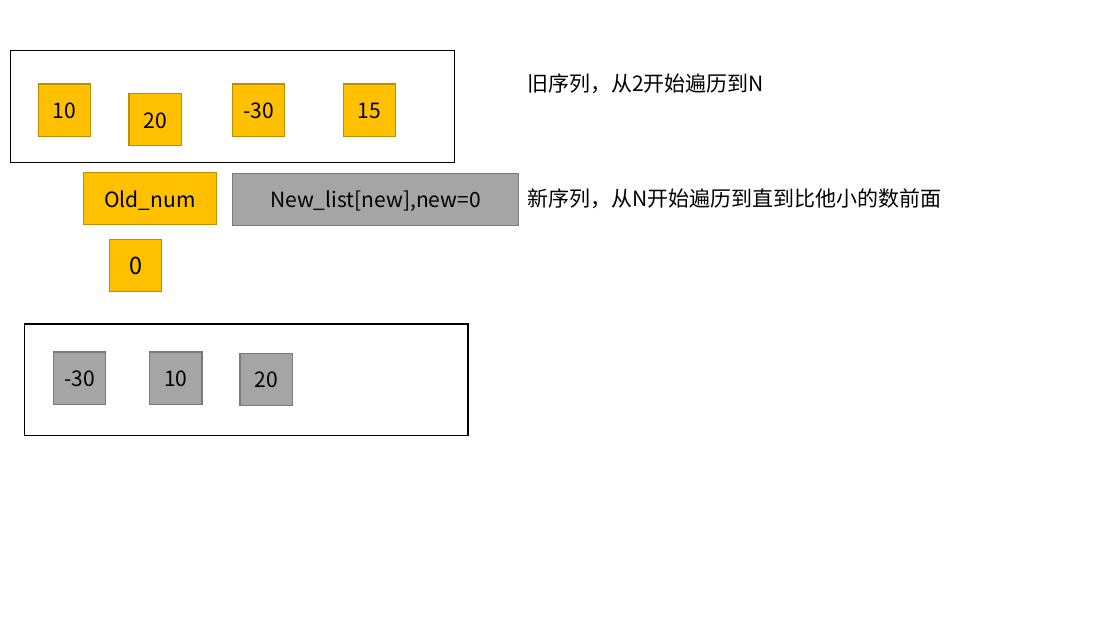
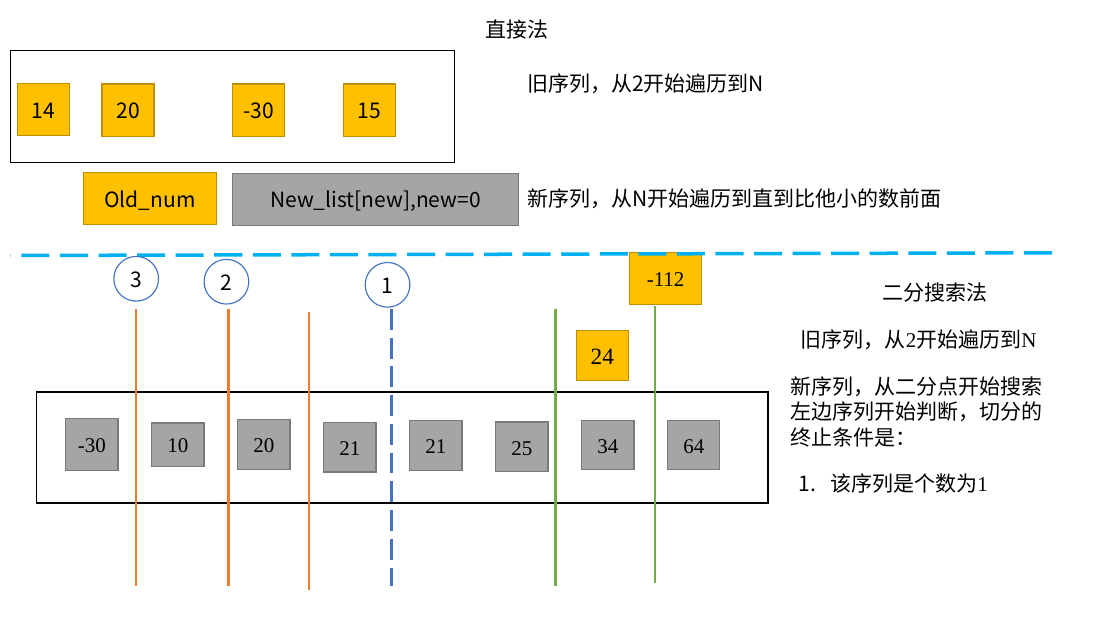
Before and after one commit to yechong316/Python-function, a slide deck: slide 5 of 链表/数据结构可视化辅助理解，便于代码开发.pptx. Drawn at 1120x630 pixels with LibreOffice and Linux fonts; fonts in the diff are those of the drawing. Boxes give left, top, right and bottom in pixels: in the first picture for what was removed or moved away, otherwise in the second. Text is boxed around its words. In the diff, an @@ line names an element or a change of style, - is before the commit and + after.

Commit message:
添加二分搜索发

```diff
--- a/链表/数据结构可视化辅助理解，便于代码开发.pptx
+++ b/链表/数据结构可视化辅助理解，便于代码开发.pptx
@@ text added at bbox=[485, 19, 548, 39], 18 pt, text #000000 @@
+直接法
@@ rectangle "14": place and size @@
-rectangle "14" at bbox=[39, 84, 91, 136]
+rectangle "14" at bbox=[17, 84, 69, 136]
@@ rectangle "20": place and size @@
-rectangle "20" at bbox=[129, 94, 181, 146]
+rectangle "20" at bbox=[102, 84, 154, 136]
@@ text in rectangle at bbox=[32, 102, 55, 118]: text changed @@
-10
+14
@@ rectangle removed at bbox=[109, 239, 161, 292] @@
-0
@@ line added from (1052, 253) to (11, 255), #00B0F0 3 pt dashed @@
@@ ellipse added at bbox=[114, 256, 159, 301], fill #FFFFFF, outline #4472C4 1 pt, 18 pt, text #000000 @@
+3
@@ ellipse added at bbox=[204, 260, 249, 304], fill #FFFFFF, outline #4472C4 1 pt, 18 pt, text #000000 @@
+2
@@ ellipse added at bbox=[365, 263, 410, 308], fill #FFFFFF, outline #4472C4 1 pt, 18 pt, text #000000 @@
+1
@@ rectangle added at bbox=[630, 252, 702, 304], fill #FFC000, outline #BD8E00 1 pt, 18 pt, text #000000 @@
+-112
@@ text added at bbox=[883, 282, 988, 302], 18 pt, text #000000 @@
+二分搜索法
@@ line added from (136, 309) to (136, 586), #ED7D31 2.25 pt @@
@@ line added from (229, 309) to (229, 586), #ED7D31 2.25 pt @@
@@ line added from (309, 313) to (309, 590), #ED7D31 2.25 pt @@
@@ line added from (392, 309) to (392, 586), #4472C4 2.25 pt dashed @@
@@ line added from (555, 309) to (555, 586), #70AD47 2.25 pt @@
@@ line added from (655, 306) to (655, 583), #70AD47 2.25 pt @@
@@ text added at bbox=[801, 329, 1037, 349], 18 pt, text #000000 @@
+旧序列，从2开始遍历到N
@@ rectangle added at bbox=[576, 331, 628, 381], fill #FFC000, outline #BD8E00 1 pt, 20 pt, text #000000 @@
+24
@@ text added at bbox=[790, 376, 1042, 447], 18 pt, text #000000 @@
+新序列，从二分点开始搜索左边序列开始判断，切分的终止条件是：
@@ rectangle: place and size @@
-rectangle at bbox=[24, 324, 468, 436]
+rectangle at bbox=[37, 392, 769, 503]
@@ rectangle at bbox=[37, 392, 769, 503]: outline #000000 1 pt to #000000 1.5 pt @@
@@ rectangle "-30": place and size @@
-rectangle "-30" at bbox=[54, 352, 106, 404]
+rectangle "-30" at bbox=[66, 418, 118, 471]
@@ font Noto Sans CJK SC to Times New Roman in 3 elements at bbox=[238, 420, 290, 470], bbox=[66, 418, 118, 471], bbox=[152, 423, 204, 466] @@
@@ rectangle "10": place and size @@
-rectangle "10" at bbox=[150, 352, 202, 404]
+rectangle "10" at bbox=[152, 423, 204, 466]
@@ rectangle "20": place and size @@
-rectangle "20" at bbox=[240, 354, 292, 406]
+rectangle "20" at bbox=[238, 420, 290, 470]
@@ rectangle added at bbox=[324, 423, 376, 472], fill #A5A5A5, outline #7A7A7A 1 pt, 18 pt, text #000000 @@
+21
@@ rectangle added at bbox=[410, 421, 462, 471], fill #A5A5A5, outline #7A7A7A 1 pt, 18 pt, text #000000 @@
+21
@@ rectangle added at bbox=[496, 422, 548, 471], fill #A5A5A5, outline #7A7A7A 1 pt, 18 pt, text #000000 @@
+25
@@ rectangle added at bbox=[582, 420, 634, 470], fill #A5A5A5, outline #7A7A7A 1 pt, 18 pt, text #000000 @@
+34
@@ rectangle added at bbox=[668, 420, 720, 470], fill #A5A5A5, outline #7A7A7A 1 pt, 18 pt, text #000000 @@
+64
@@ text added at bbox=[830, 473, 987, 493], 18 pt, text #000000 @@
+1. 该序列是个数为1
```
Also in this commit, not shown: 1 slide added, 1 other file.
